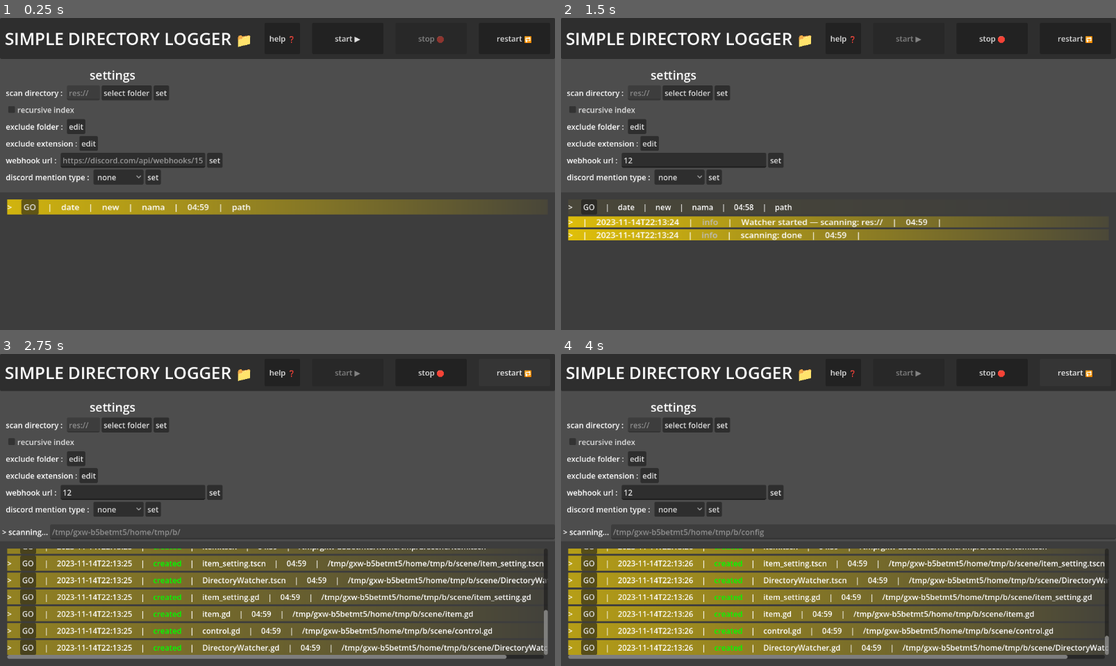
Above: before the commit, frames 1-4 (two rows, left to right).
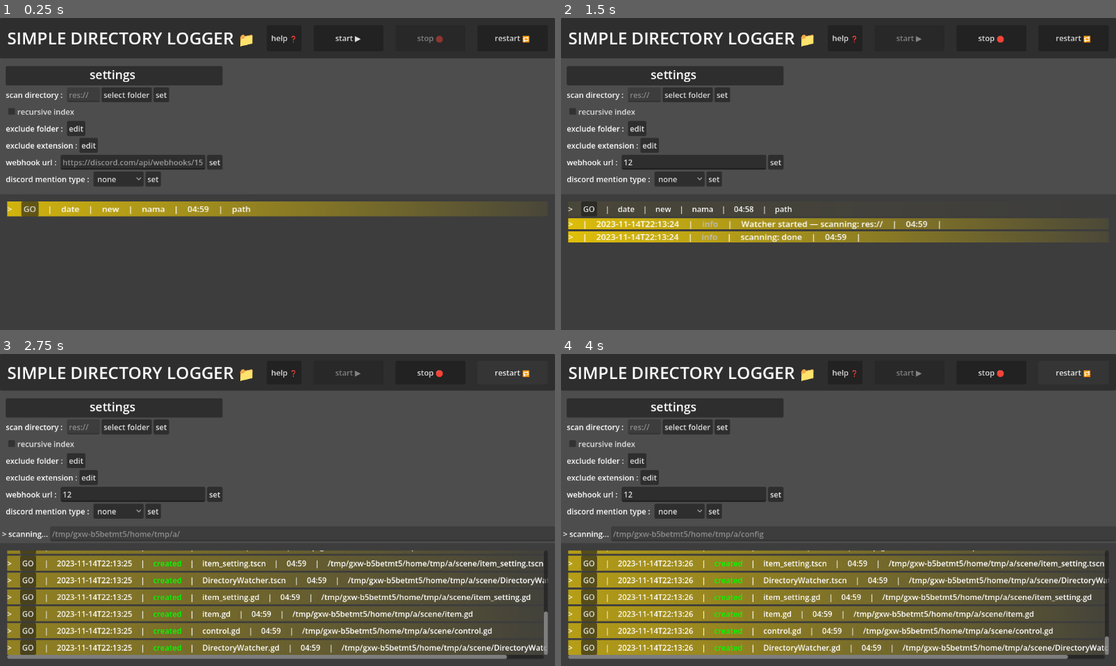
Above: after the commit, the same moments.

Repository: bones-pup/simple-directory-logger
Game: Godot game, scene res://scene/control.tscn
The game is run twice, just before and just after one commit, with the same random seed, the same clock (stepped at 60 frames per second) and the same inputs.
Inputs (mouse positions are in pixels of both pictures, inside the frame that each line leads up to):
- Up to frame 1 (0.25 s): no input
- Up to frame 2 (1.5 s): click (694, 161) at 0.52 s; type "12" at 0.6 s; click "start ▶️" at 1.25 s
- Up to frame 3 (2.75 s): click "restart 🔁" at 2 s
- Up to frame 4 (4 s): click "restart 🔁" at 2.75 s; click "restart 🔁" at 3.5 s

The runs differ from the first frame. In frame 1, 7.6% of the frame differs, in the area x 0-100%, y 4-64%; in frame 2, 9.7%, in the area x 0-100%, y 4-72%; in frame 3, 7.1%; in frame 4, 7.2%.

Commit message:
small fix

Diff:
--- a/icon.svg
+++ /dev/null
@@ -1 +0,0 @@
-<svg xmlns="http://www.w3.org/2000/svg" width="128" height="128"><rect width="124" height="124" x="2" y="2" fill="#363d52" stroke="#212532" stroke-width="4" rx="14"/><g fill="#fff" transform="translate(12.322 12.322)scale(.101)"><path d="M105 673v33q407 354 814 0v-33z"/><path fill="#478cbf" d="m105 673 152 14q12 1 15 14l4 67 132 10 8-61q2-11 15-15h162q13 4 15 15l8 61 132-10 4-67q3-13 15-14l152-14V427q30-39 56-81-35-59-83-108-43 20-82 47-40-37-88-64 7-51 8-102-59-28-123-42-26 43-46 89-49-7-98 0-20-46-46-89-64 14-123 42 1 51 8 102-48 27-88 64-39-27-82-47-48 49-83 108 26 42 56 81zm0 33v39c0 276 813 276 814 0v-39l-134 12-5 69q-2 10-14 13l-162 11q-12 0-16-11l-10-65H446l-10 65q-4 11-16 11l-162-11q-12-3-14-13l-5-69z"/><path d="M483 600c0 34 58 34 58 0v-86c0-34-58-34-58 0z"/><circle cx="725" cy="526" r="90"/><circle cx="299" cy="526" r="90"/></g><g fill="#414042" transform="translate(12.322 12.322)scale(.101)"><circle cx="307" cy="532" r="60"/><circle cx="717" cy="532" r="60"/></g></svg>
--- a/project.godot
+++ b/project.godot
@@ -11,9 +11,10 @@
 [application]
 
 config/name="simple directory logger"
+config/version="1.0.0"
 run/main_scene="uid://7tv25hxnvkv"
 config/features=PackedStringArray("4.6", "GL Compatibility")
-config/icon="res://icon.svg"
+config/icon="uid://ds2momfmqorjd"
 
 [editor_plugins]
 
--- a/scene/control.tscn
+++ b/scene/control.tscn
@@ -46,10 +46,10 @@
 anchor_bottom = 1.0
 grow_horizontal = 2
 grow_vertical = 2
-theme_override_constants/margin_left = 10
-theme_override_constants/margin_top = 10
-theme_override_constants/margin_right = 10
-theme_override_constants/margin_bottom = 10
+theme_override_constants/margin_left = 15
+theme_override_constants/margin_top = 15
+theme_override_constants/margin_right = 15
+theme_override_constants/margin_bottom = 15
 
 [node name="HBoxContainer" type="HBoxContainer" parent="VBoxContainer/Panel2/MarginContainer" unique_id=1977484118]
 layout_mode = 2
@@ -96,14 +96,25 @@
 [node name="VBoxContainer" type="VBoxContainer" parent="VBoxContainer/MarginContainer3/HBoxContainer" unique_id=74916397]
 layout_mode = 2
 
-[node name="Label3" type="Label" parent="VBoxContainer/MarginContainer3/HBoxContainer/VBoxContainer" unique_id=1667829365]
-layout_mode = 2
+[node name="Panel" type="Panel" parent="VBoxContainer/MarginContainer3/HBoxContainer/VBoxContainer" unique_id=68260566]
+custom_minimum_size = Vector2(0, 40)
+layout_mode = 2
+size_flags_vertical = 3
+
+[node name="Label3" type="Label" parent="VBoxContainer/MarginContainer3/HBoxContainer/VBoxContainer/Panel" unique_id=1667829365]
+layout_mode = 1
+anchors_preset = 15
+anchor_right = 1.0
+anchor_bottom = 1.0
+grow_horizontal = 2
+grow_vertical = 2
 text = "settings "
 label_settings = SubResource("LabelSettings_qtu10")
 horizontal_alignment = 1
 
 [node name="sc_dir" type="HBoxContainer" parent="VBoxContainer/MarginContainer3/HBoxContainer/VBoxContainer" unique_id=17560482]
 layout_mode = 2
+size_flags_vertical = 3
 
 [node name="label" type="Label" parent="VBoxContainer/MarginContainer3/HBoxContainer/VBoxContainer/sc_dir" unique_id=545270490]
 layout_mode = 2
@@ -125,10 +136,12 @@
 
 [node name="recursive" type="CheckBox" parent="VBoxContainer/MarginContainer3/HBoxContainer/VBoxContainer" unique_id=785225039]
 layout_mode = 2
+size_flags_vertical = 3
 text = "recursive index"
 
 [node name="e_fol" type="HBoxContainer" parent="VBoxContainer/MarginContainer3/HBoxContainer/VBoxContainer" unique_id=1707544800]
 layout_mode = 2
+size_flags_vertical = 3
 
 [node name="label" type="Label" parent="VBoxContainer/MarginContainer3/HBoxContainer/VBoxContainer/e_fol" unique_id=111539817]
 layout_mode = 2
@@ -140,6 +153,7 @@
 
 [node name="e_ex" type="HBoxContainer" parent="VBoxContainer/MarginContainer3/HBoxContainer/VBoxContainer" unique_id=170514005]
 layout_mode = 2
+size_flags_vertical = 3
 
 [node name="label" type="Label" parent="VBoxContainer/MarginContainer3/HBoxContainer/VBoxContainer/e_ex" unique_id=526088077]
 layout_mode = 2
@@ -151,6 +165,7 @@
 
 [node name="dc_webhook" type="HBoxContainer" parent="VBoxContainer/MarginContainer3/HBoxContainer/VBoxContainer" unique_id=877950294]
 layout_mode = 2
+size_flags_vertical = 3
 
 [node name="label" type="Label" parent="VBoxContainer/MarginContainer3/HBoxContainer/VBoxContainer/dc_webhook" unique_id=1873461161]
 layout_mode = 2
@@ -167,6 +182,7 @@
 
 [node name="dc_mention" type="HBoxContainer" parent="VBoxContainer/MarginContainer3/HBoxContainer/VBoxContainer" unique_id=800903706]
 layout_mode = 2
+size_flags_vertical = 3
 
 [node name="label" type="Label" parent="VBoxContainer/MarginContainer3/HBoxContainer/VBoxContainer/dc_mention" unique_id=227276717]
 layout_mode = 2
@@ -194,6 +210,7 @@
 [node name="dc_mention_id" type="HBoxContainer" parent="VBoxContainer/MarginContainer3/HBoxContainer/VBoxContainer" unique_id=237024062]
 visible = false
 layout_mode = 2
+size_flags_vertical = 3
 
 [node name="label" type="Label" parent="VBoxContainer/MarginContainer3/HBoxContainer/VBoxContainer/dc_mention_id" unique_id=1247344390]
 layout_mode = 2
Binary file added: icon.png
Not shown, changed: icon.png.import
